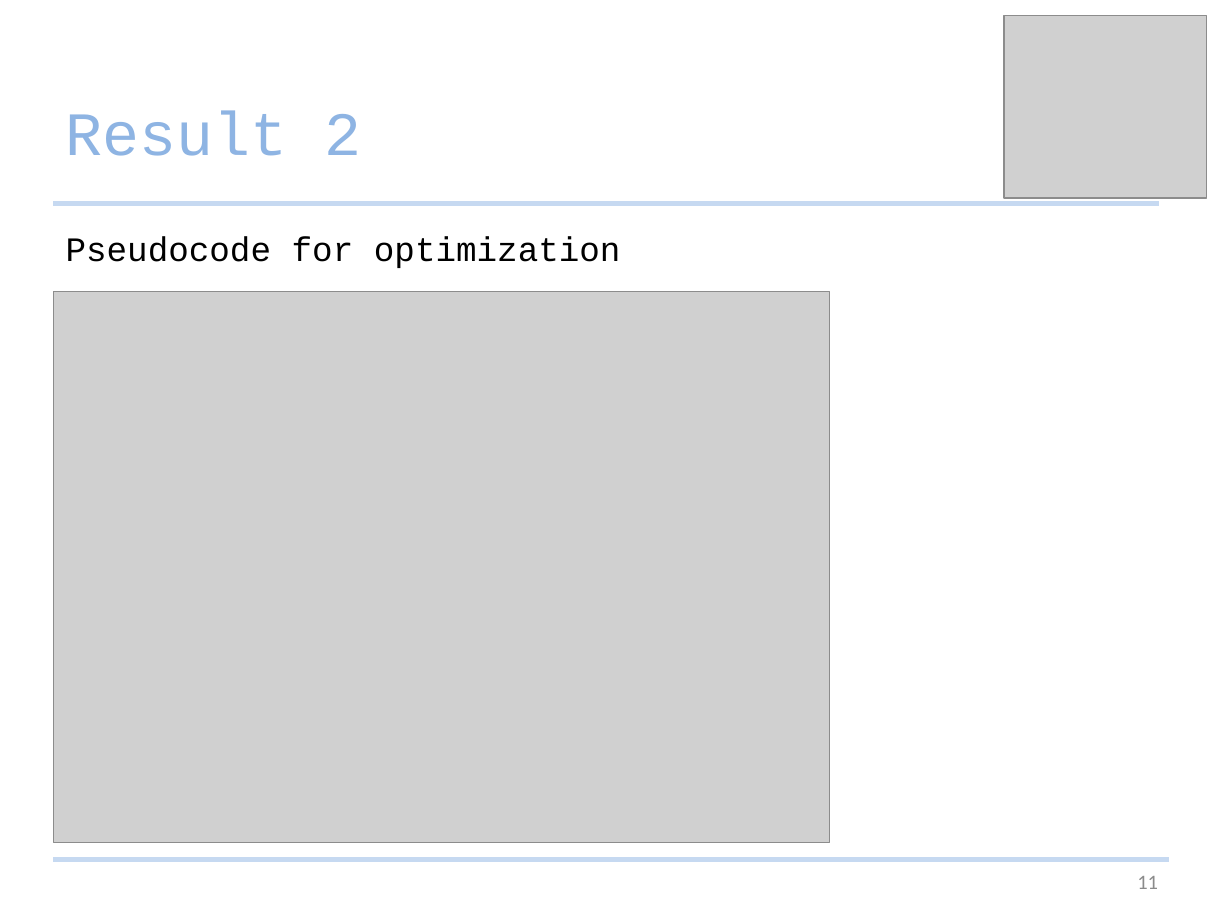
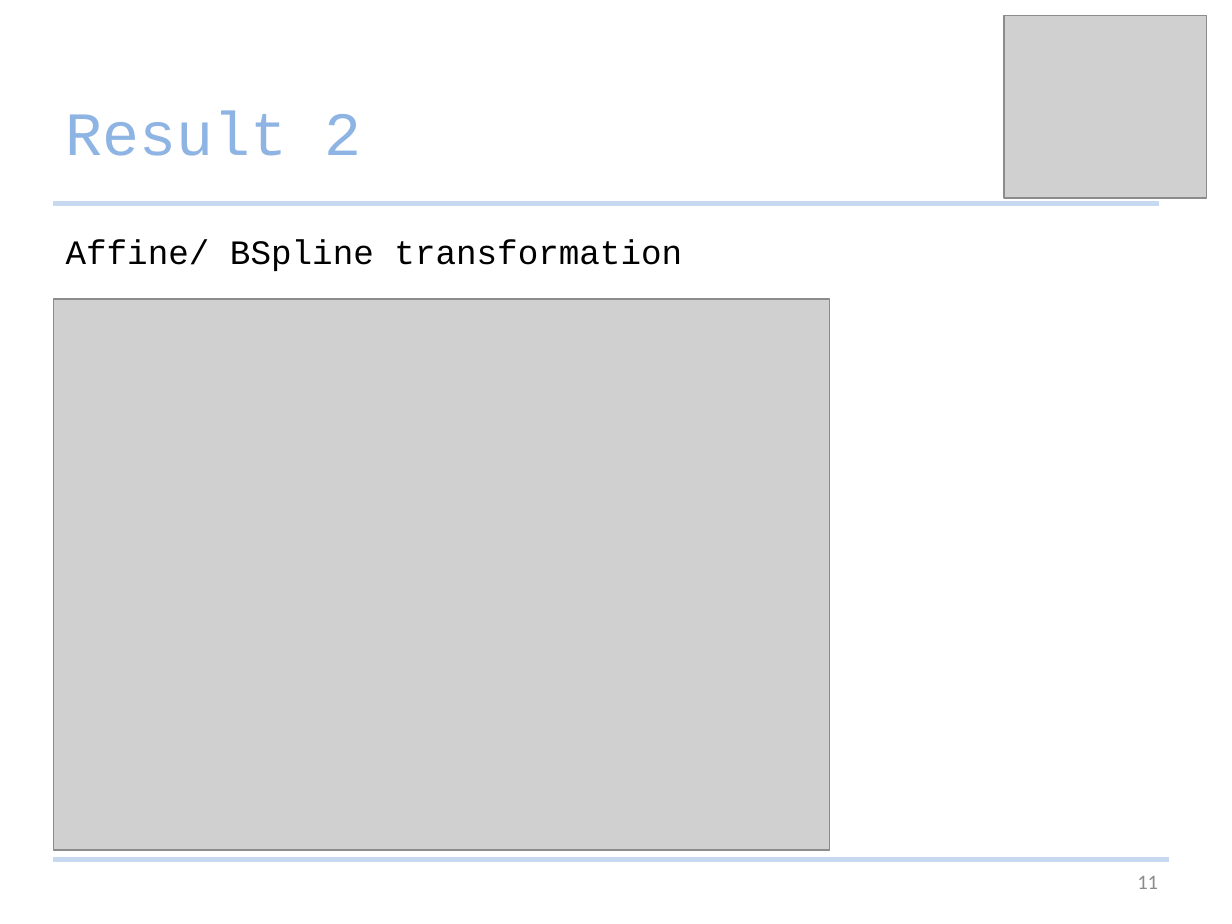
Before and after one commit to Studijacob/MIALab, a slide deck: slide 11 of wd/Documentation/MIALab presentation.pptx. Drawn at 1232x924 pixels with LibreOffice and Linux fonts; fonts in the diff are those of the drawing; grey boxes stand for pictures. Boxes give left, top, right and bottom in pixels: in the first picture for what was removed or moved away, otherwise in the second. Text is boxed around its words. In the diff, an @@ line names an element or a change of style, - is before the commit and + after.

Commit message:
MIA Presentation 11:43

```diff
--- a/wd/Documentation/MIALab presentation.pptx
+++ b/wd/Documentation/MIALab presentation.pptx
@@ text in rectangle at <box>66,239,682,271</box>: text changed @@
-Pseudocode for optimization
+Affine/ BSpline transformation
@@ picture: place and size @@
-picture at <box>53,291,829,841</box>
+picture at <box>53,299,829,850</box>
```
Also in this commit, not shown: 1 other slide changed.
